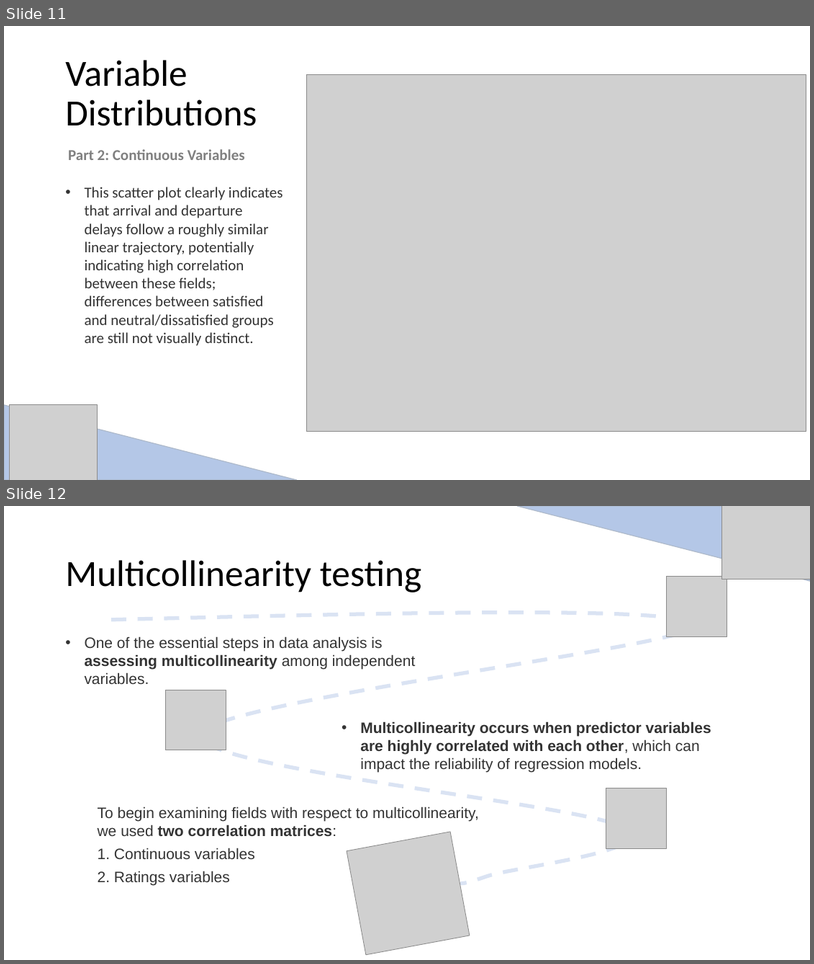
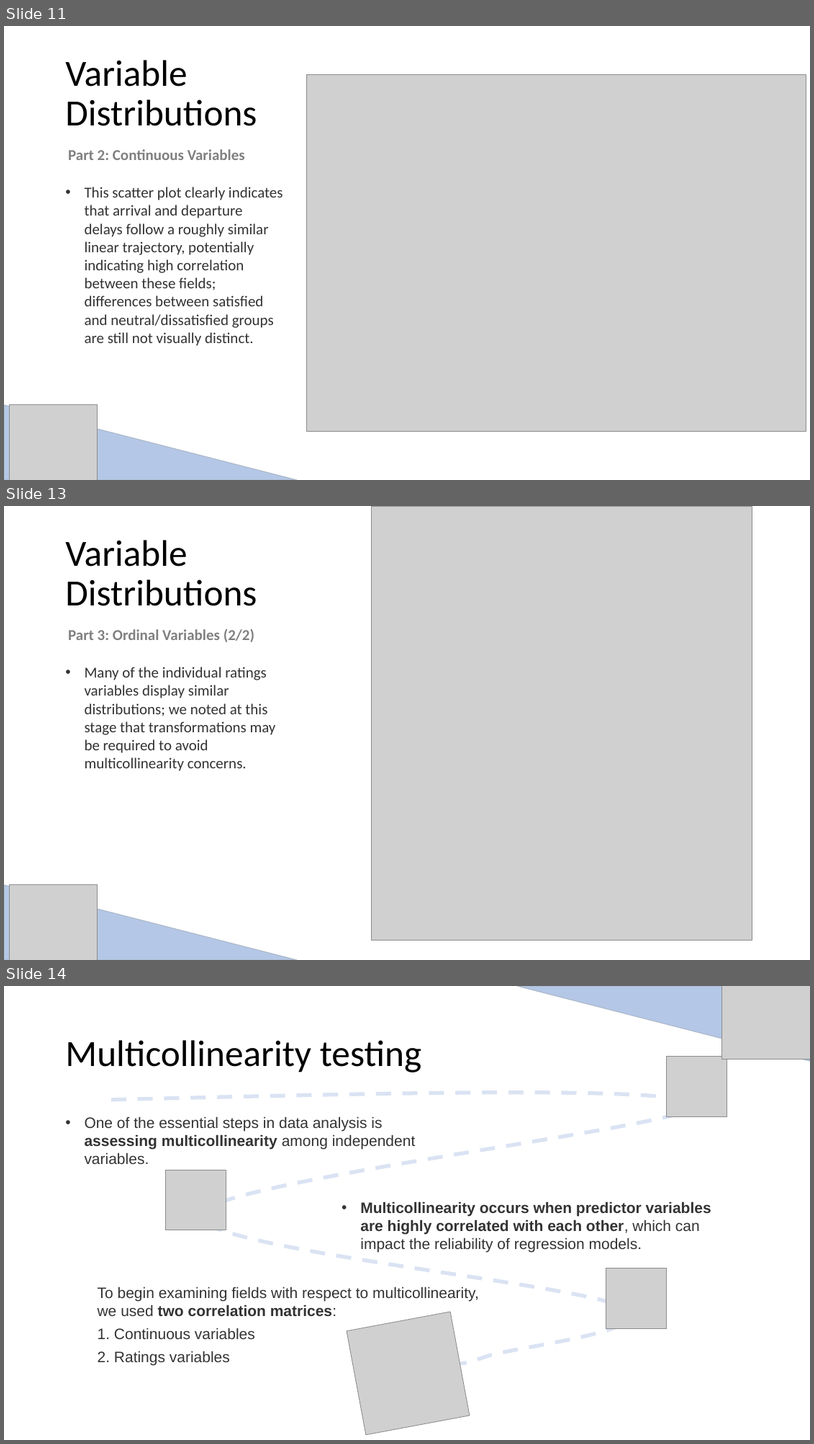
Before and after one commit to parv-bhargava/DATS_6101_13_mid_term_project, a slide deck: DATS6101_Midterm_Presentation.pptx. Shown one above the other, each under a label of ours: slides 11 and 12 before the commit, slides 11, 13 and 14 after it; the slides between them are not shown. The pictures are 814x964 and 814x1444 pixels, drawn with LibreOffice and Linux fonts; fonts in the diff are those of the drawing; grey boxes stand for pictures. Boxes give left, top, right and bottom in pixels: in the first picture for what was removed or moved away, otherwise in the second. Text is boxed around its words. In the diff, an @@ line names an element or a change of style, - is before the commit and + after.

Commit message:
Updating w/ ratings distribution
Adding slides to cover ratings frequency distributions

```diff
--- a/DATS6101_Midterm_Presentation.pptx
+++ b/DATS6101_Midterm_Presentation.pptx
@@ slide 13 added at [4,506,810,960], background #FFFFFF @@
@@ picture added at [372,507,752,939] @@
@@ title added at [65,540,257,606], 44 pt, text #000000 @@
+Variable Distributions
@@ text added at [68,629,255,642], 18 pt, text #808080, bold @@
+Part 3: Ordinal Variables (2/2)
@@ text added at [85,667,276,771], 18 pt, text #333333 @@
+• Many of the individual ratings variables display similar distributions; we noted at this stage that transformations may be required to avoid multicollinearity concerns.
@@ triangle added at [4,885,297,960], fill #B4C7E7, outline #ADB9CA 1 pt @@
@@ picture added at [9,885,97,960] @@
@@ what was slide 12 is now slide 14 @@
```
Also in this commit, not shown: 1 other slide added.
